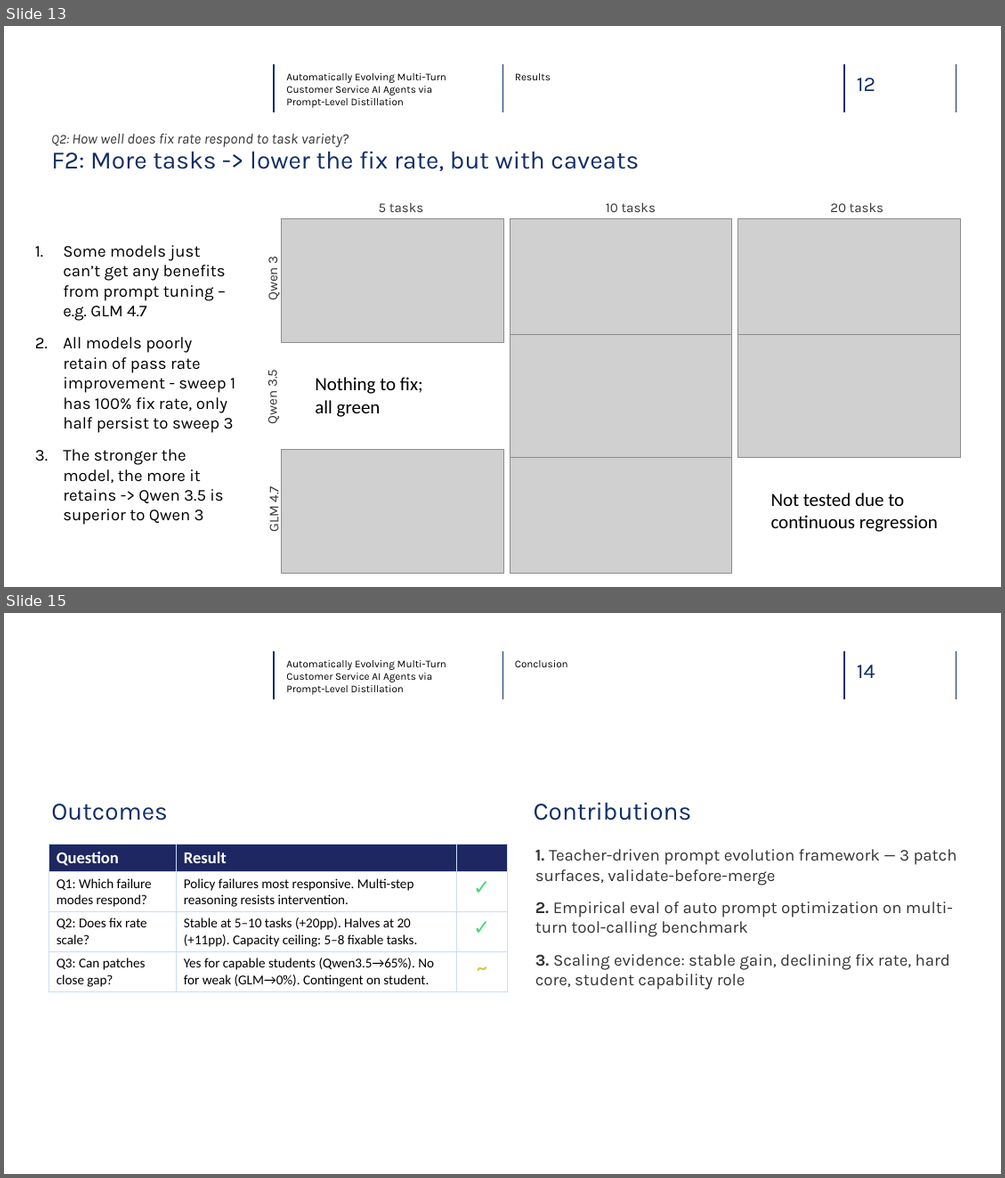
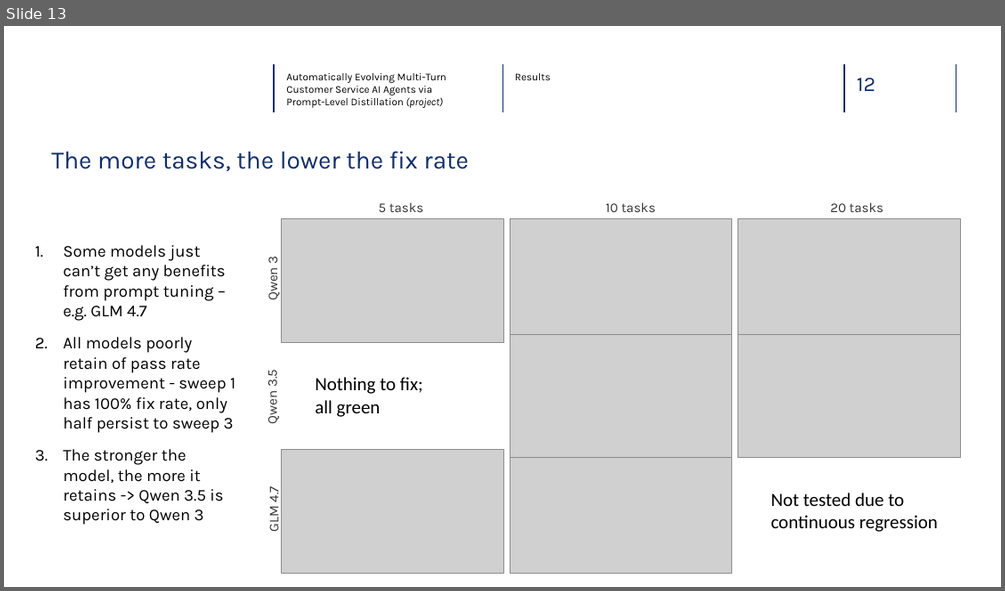
Before and after one commit to glebdementev/tau-evo, a slide deck: slides/defense.pptx. Shown one above the other, each under a label of ours: slides 13 and 15 before the commit, slide 13 after it; the slides between them are not shown. The pictures are 1005x1178 and 1005x591 pixels, drawn with LibreOffice and Linux fonts; fonts in the diff are those of the drawing; grey boxes stand for pictures; background and template pictures are left out. Boxes give left, top, right and bottom in pixels: in the first picture for what was removed or moved away, otherwise in the second. Text is boxed around its words. In the diff, an @@ line names an element or a change of style, - is before the commit and + after.

```diff
--- a/slides/defense.pptx
+++ b/slides/defense.pptx
@@ slide 15 removed at <box>4,613,1001,1174</box>, background #FFFFFF @@
@@ line removed from (274, 651) to (274, 699) @@
@@ text removed at <box>286,660,446,695</box> @@
-Automatically Evolving Multi-Turn
-Customer Service AI Agents via Prompt-Level Distillation
@@ line removed from (502, 651) to (502, 699) @@
@@ text removed at <box>515,660,568,667</box> @@
-Conclusion
@@ line removed from (844, 651) to (844, 699) @@
@@ text removed at <box>857,665,875,678</box> @@
-14
@@ line removed from (956, 651) to (956, 699) @@
@@ text removed at <box>51,803,168,820</box> @@
-Outcomes
@@ text removed at <box>534,802,692,820</box> @@
-Contributions
@@ table removed at <box>48,844,507,991</box>, 4 rows, 3 columns @@
-Question | Result | 
-Q1: Which failure modes respond? | Policy failures most responsive. Multi-step reasoning resists intervention. | ✓
-Q2: Does fix rate scale? | Stable at 5–10 tasks (+20pp). Halves at 20 (+11pp). Capacity ceiling: 5–8 fixable tasks. | ✓
-Q3: Can patches close gap? | Yes for capable students (Qwen3.5→65%). No for weak (GLM→0%). Contingent on student. | ~
@@ text removed at <box>535,849,957,989</box> @@
-1. Teacher-driven prompt evolution framework — 3 patch surfaces, validate-before-merge
-2. Empirical eval of auto prompt optimization on multi-turn tool-calling benchmark
-3. Scaling evidence: stable gain, declining fix rate, hard core, student capability role
@@ slide 13 changed as well @@
@@ text at <box>286,73,446,108</box>: text changed @@
-Automatically Evolving Multi-Turn
-Customer Service AI Agents via Prompt-Level Distillation
+Automatically Evolving Multi-Turn
+Customer Service AI Agents via Prompt-Level Distillation (project)
@@ text at <box>51,151,469,171</box>: text changed @@
-F2: More tasks -> lower the fix rate, but with caveats
+The more tasks, the lower the fix rate
@@ text removed at <box>51,133,348,147</box> @@
-Q2: How well does fix rate respond to task variety?
```
Also in this commit, not shown: 13 other slides changed, 2 slides added, 1 other slide removed, 19 other files.
